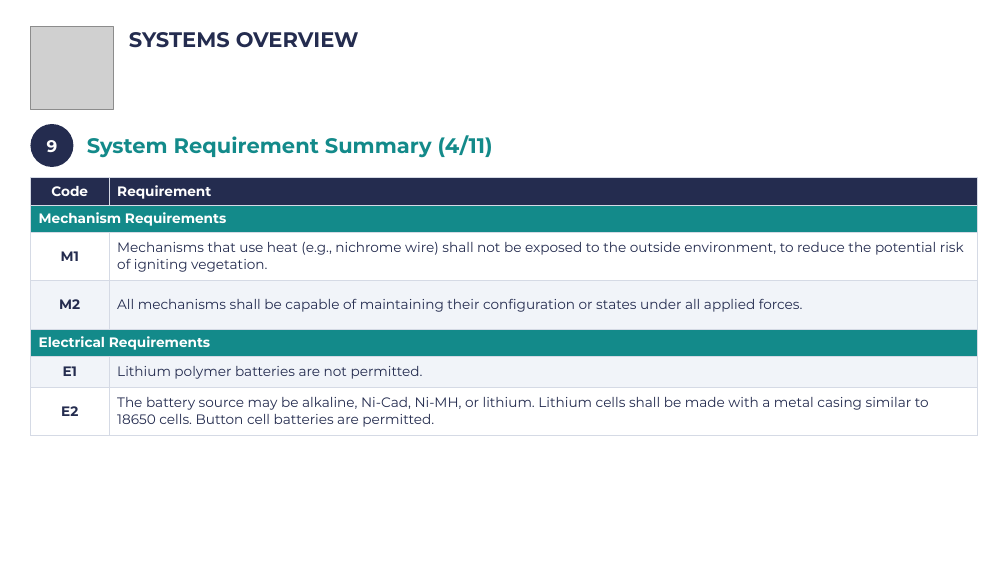
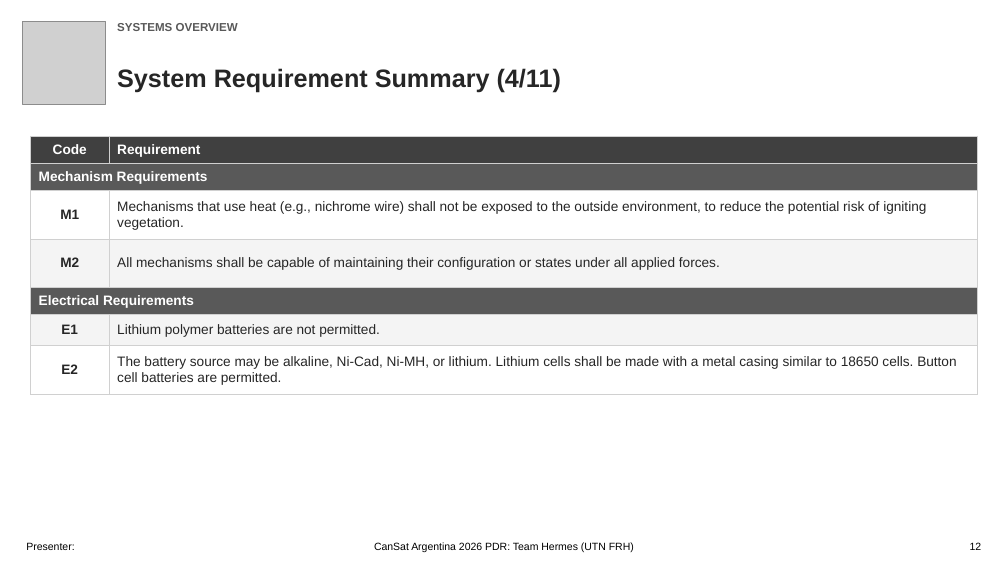
Before and after one commit to Caetano18/proyecto, a slide deck: slide 12 of cansat_pdr/laminas_plantilla/CanSat_PDR_Hermes_completo.pptx. Drawn at 1008x567 pixels with LibreOffice and Linux fonts; fonts in the diff are those of the drawing; grey boxes stand for pictures; background and template pictures are left out. Boxes give left, top, right and bottom in pixels: in the first picture for what was removed or moved away, otherwise in the second. Text is boxed around its words. In the diff, an @@ line names an element or a change of style, - is before the commit and + after.

```diff
--- a/cansat_pdr/laminas_plantilla/CanSat_PDR_Hermes_completo.pptx
+++ b/cansat_pdr/laminas_plantilla/CanSat_PDR_Hermes_completo.pptx
@@ picture: place and size @@
-picture at [30, 26, 113, 109]
+picture at [23, 21, 106, 104]
@@ text "SYSTEMS OVERVIEW": place and size @@
-text "SYSTEMS OVERVIEW" at [129, 32, 359, 48]
+text "SYSTEMS OVERVIEW" at [117, 23, 238, 31]
@@ text "SYSTEMS OVERVIEW" at [117, 23, 238, 31]: size 20 to 11 pt, font Montserrat to Arial, text colour #242C4F to #595959 @@
@@ text "System Requirement Summary (4/11)": place and size @@
-text "System Requirement Summary (4/11)" at [87, 135, 493, 158]
+text "System Requirement Summary (4/11)" at [117, 68, 561, 92]
@@ text "System Requirement Summary (4/11)" at [117, 68, 561, 92]: size 20 to 24 pt, font Montserrat to Arial, text colour #138A8A to #262626 @@
@@ table at [30, 136, 978, 394] @@
@@ fill #242C4F to #404040 in row 1 @@
@@ fill #138A8A to #595959 in 2 cells @@
@@ fill #F1F4F9 to #F4F4F4 in 4 cells @@
@@ font Montserrat to Arial @@
@@ text colour #242C4F to #262626 in "M1", "Mechanisms that use heat (e.g., nichrome wire) ...", "M2", "All mechanisms shall be capable of maintaining ..." and 4 more places @@
@@ borders changed @@
@@ table: place and size @@
-table at [30, 178, 978, 436]
+table at [30, 136, 978, 394]
@@ ellipse removed at [30, 124, 73, 167] @@
-9
@@ text added at [26, 542, 74, 550], 10 pt, text #000000 @@
+Presenter:
@@ text added at [374, 542, 634, 552], 10 pt, text #000000 @@
+CanSat Argentina 2026 PDR: Team Hermes (UTN FRH)
@@ text added at [970, 542, 982, 550], 10 pt, text #000000 @@
+12
```
Also in this commit, not shown: 105 other slides changed, 42 other files.
